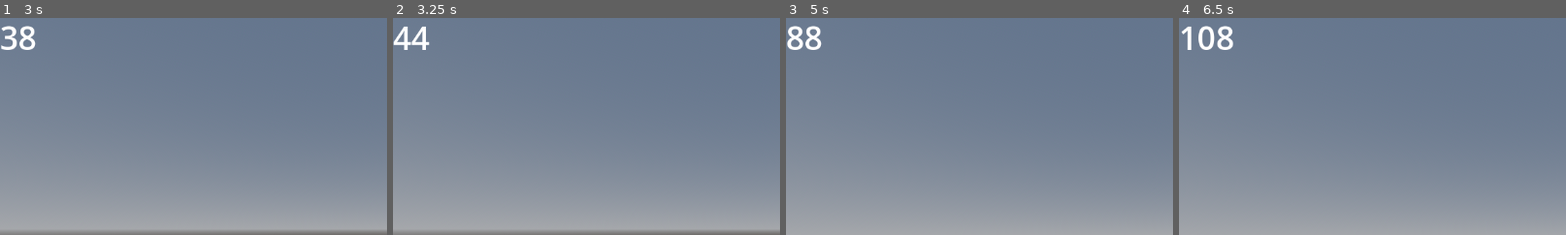
Above: before the commit, frames 1-4 (left to right).
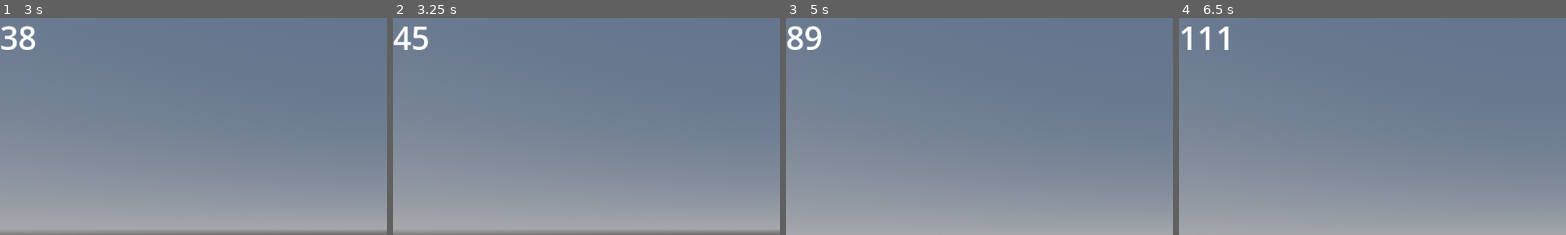
Above: after the commit, the same moments.

Repository: uniqueusername/zeta
Game: Godot game, scene res://levels/world.tscn
The game is run twice, just before and just after one commit, with the same random seed, the same clock (stepped at 60 frames per second) and the same inputs. The engine's default icon, where the game draws it, is replaced by a stand-in: a white triangle on a blue panel in a dark square.
Inputs (mouse positions are % of the whole screen's width and height, from its top left):
- Up to frame 1 (3 s): tap Enter at 0.5 s; move the mouse to (55, 50) at 0.52 s; hold W (forward) from 0.53 s (still down); tap V (parry, bound only after the commit) at 0.6, 1.55, 2.3, 2.85 s; tap Space (jump) at 0.77, 1.52 s; move the mouse to (45, 50) at 1.27 s; tap Shift (dash) at 1.35 s; move the mouse to (52, 48) at 2.02 s; hold C (slide) 2.03-2.78 s; move the mouse to (49, 52) at 2.77 s
- Up to frame 2 (3.25 s): keep holding W (forward); tap Space (jump) at 3.02 s
- Up to frame 3 (5 s): keep holding W (forward); move the mouse to (57, 51) at 3.52 s; tap V (parry, bound only after the commit) at 3.6, 4.55 s; tap Space (jump) at 3.77, 4.52 s; move the mouse to (42, 49) at 4.27 s; tap Shift (dash) at 4.35 s
- Up to frame 4 (6.5 s): move the mouse to (51, 50) at 5.02 s; hold C (slide) 5.03-5.78 s; tap V (parry, bound only after the commit) at 5.3, 5.85 s; move the mouse to (46, 48) at 5.77 s; release W (forward) at 5.78 s; hold D (right) from 5.78 s (still down); tap Space (jump) at 6.02 s
The pictures show only the part of the screen within x 0-50%, y 1-51%; the shares and areas given below are measured in that part.

Frame 1 is identical in both runs. In frame 2, 0.3% of the frame differs, in the area x 4-10%, y 4-15%; in frame 3, 0.2%; in frame 4, 0.6%, in the area x 5-15%, y 3-15%.

Commit message:
added parry momentum redirect

Diff:
--- a/objects/player/movement.gd
+++ b/objects/player/movement.gd
@@ -29,6 +29,7 @@
 ## other
 const jump_vel: float = 3
 const air_strafe_mult: float = 0.5
+const redirect_multiplier: float = 1
 
 # variables
 var sliding: bool = false
@@ -40,6 +41,7 @@
 	if not p.is_on_floor(): _apply_gravity(delta)
 	if not sliding: _handle_walking(movement_dir, delta)
 	else: _handle_sliding(movement_dir, delta)
+	#if Input.is_action_just_pressed("parry"): _instant_redirect(camera.global_transform.basis.z)
 	p.move_and_slide()
 
 	_update_speed_label()
@@ -103,7 +105,7 @@
 		_tween_player_height(0.8)
 
 func _update_speed_label():
-	if speed_label: speed_label.text = str(int(_get_2d_player_vel().length()))
+	if speed_label: speed_label.text = str(int(p.velocity.length()))
 
 func _get_2d_player_vel() -> Vector2:
 	return Vector2(p.velocity.x, -p.velocity.z)
@@ -119,3 +121,6 @@
 	tween.set_ease(Tween.EASE_OUT)
 	tween.set_trans(Tween.TRANS_QUART)
 	tween.tween_property(p, "scale:y", height, 0.3)
+
+func _instant_redirect(redirect_dir: Vector3) -> void:
+	p.velocity = redirect_dir.normalized() * p.velocity.length() * redirect_multiplier
--- a/project.godot
+++ b/project.godot
@@ -70,3 +70,8 @@
 "events": [Object(InputEventKey,"resource_local_to_scene":false,"resource_name":"","device":-1,"window_id":0,"alt_press …(195 unchanged characters)…
 ]
 }
+parry={
+"deadzone": 0.5,
+"events": [Object(InputEventKey,"resource_local_to_scene":false,"resource_name":"","device":-1,"window_id":0,"alt_pressed":false,"shift_pressed":false,"ctrl_pressed":false,"meta_pressed":false,"pressed":false,"keycode":0,"physical_keycode":86,"key_label":0,"unicode":118,"location":0,"echo":false,"script":null)
+]
+}
Not shown, added: objects/player/plaEC68.tmp
